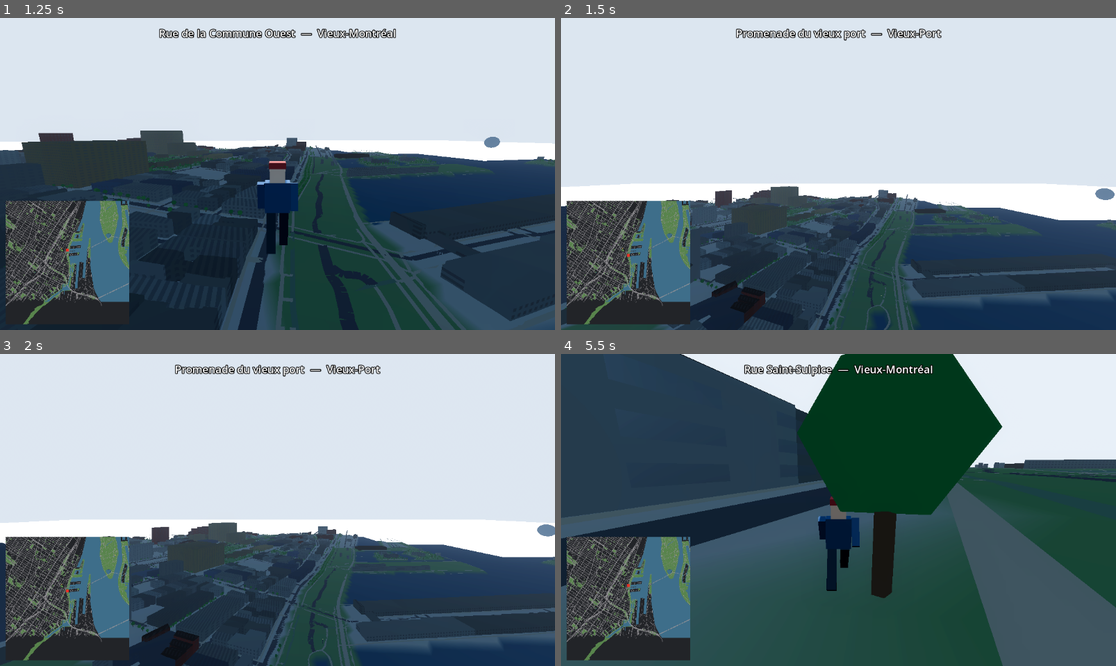
Above: before the commit, frames 1-4 (two rows, left to right).
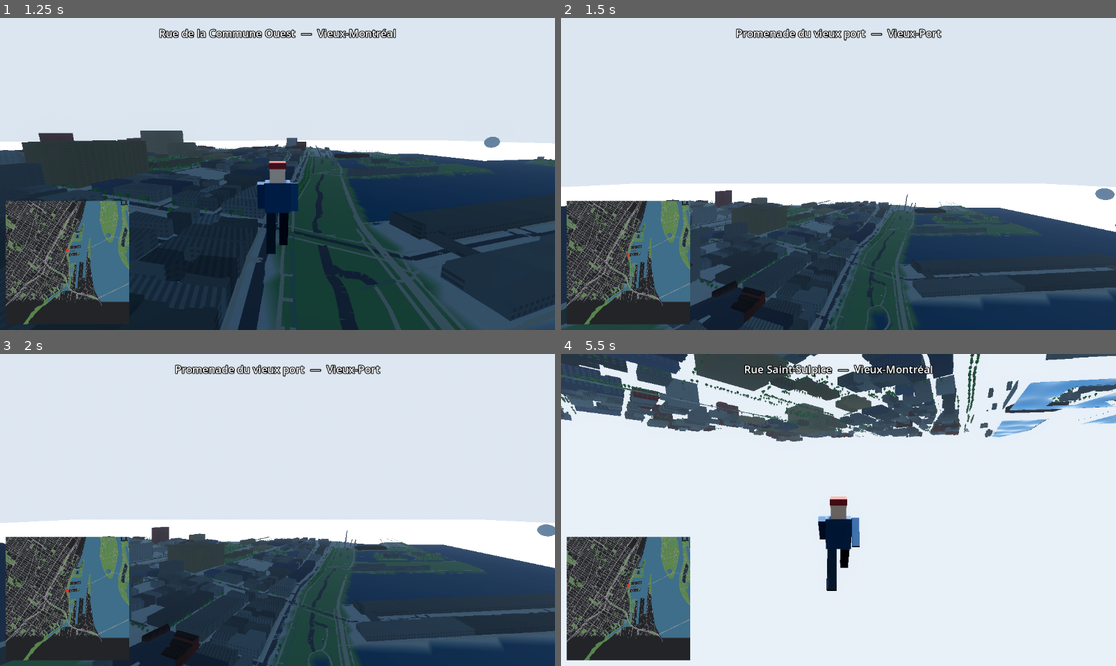
Above: after the commit, the same moments.

Repository: Aymanbalaa/grand-theft-poutine
Game: Godot game, scene res://scenes/main.tscn
Two runs of this game, one before a commit and one after it. Both use one fixed random seed, a clock stepped at 60 frames per second and the inputs below.
Inputs (mouse positions are in pixels of both pictures, inside the frame that each line leads up to):
- Up to frame 1 (1.25 s): move the mouse to (305, 174) at 0.52 s; hold W (move_forward) from 0.53 s (still down); hold Shift (sprint) from 0.53 s (still down); tap Space (jump) at 0.77 s
- Up to frame 2 (1.5 s): keep holding W (move_forward); move the mouse to (810, 174) at 1.27 s; release Shift (sprint) at 1.28 s; tap F (toggle_fly) at 1.35 s
- Up to frame 3 (2 s): keep holding W (move_forward); tap Space (jump) at 1.52 s
- Up to frame 4 (5.5 s): keep holding W (move_forward); move the mouse to (849, 503) at 2.02 s; hold T 2.03-2.78 s; move the mouse to (832, 516) at 2.77 s; tap E at 2.85 s; tap Space (jump) at 3.02, 3.77, 4.52 s; move the mouse to (877, 513) at 3.52 s; hold Q 3.53-4.28 s; move the mouse to (794, 506) at 4.27 s; tap Shift (sprint) at 4.35 s; move the mouse to (844, 510) at 5.02 s; hold F (toggle_fly) from 5.03 s (still down)

Frame 1 is identical in both runs. In frame 2, 1.2% of the frame differs, in the area x 27-100%, y 53-69%; in frame 3, 1.2%; in frame 4, 80%, in the area x 0-100%, y 0-100%.

Commit message:
game: retarget streaming camera each frame; poll landing in screenshot poses

Diff:
--- a/game/scripts/tile_loader.gd
+++ b/game/scripts/tile_loader.gd
@@ -69,10 +69,10 @@
 		_apply_city_material(lm_node)
 
 func _process(_delta: float) -> void:
+	# re-fetch every frame so F-toggling cameras retargets streaming + collision
+	_camera = get_viewport().get_camera_3d()
 	if _camera == null:
-		_camera = get_viewport().get_camera_3d()
-		if _camera == null:
-			return
+		return
 	var cam_pos := _camera.global_position
 	var cam_xz := Vector2(cam_pos.x, cam_pos.z)
 	for t in _tiles:
--- a/game/tests/screenshot.gd
+++ b/game/tests/screenshot.gd
@@ -34,7 +34,11 @@
 			(player as Node3D).global_position = pose["player"]
 			player.set("velocity", Vector3.ZERO)
 			player_cam.current = true
-			for i in 60:  # fall onto collision + settle + HUD update
+			for i in 900:  # fall onto collision: poll, never fixed-frame waits
+				await process_frame
+				if i > 5 and player.call("is_on_floor"):
+					break
+			for i in 10:  # settle animation + HUD
 				await process_frame
 		else:
 			fly_cam.current = true
